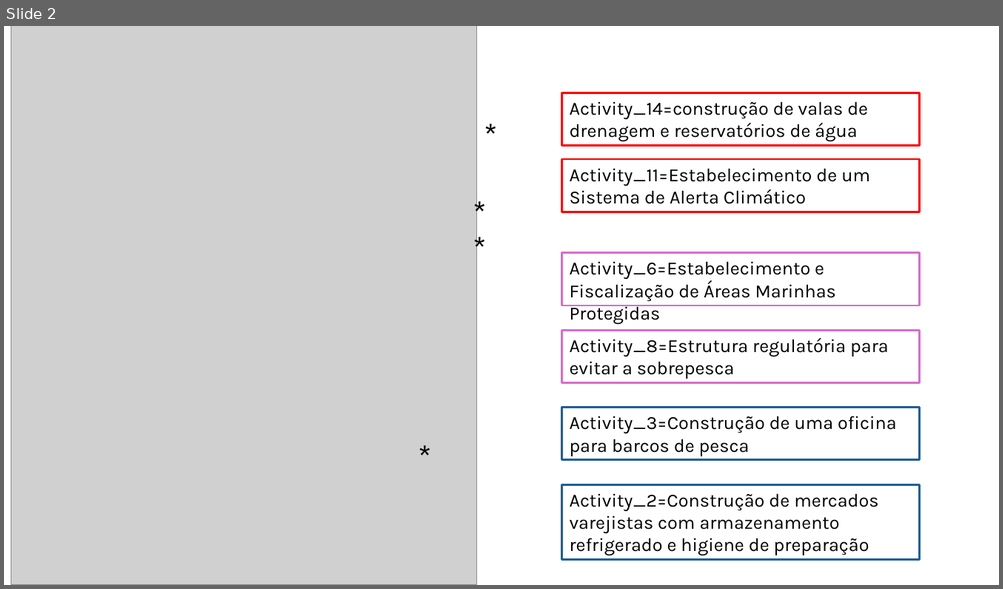
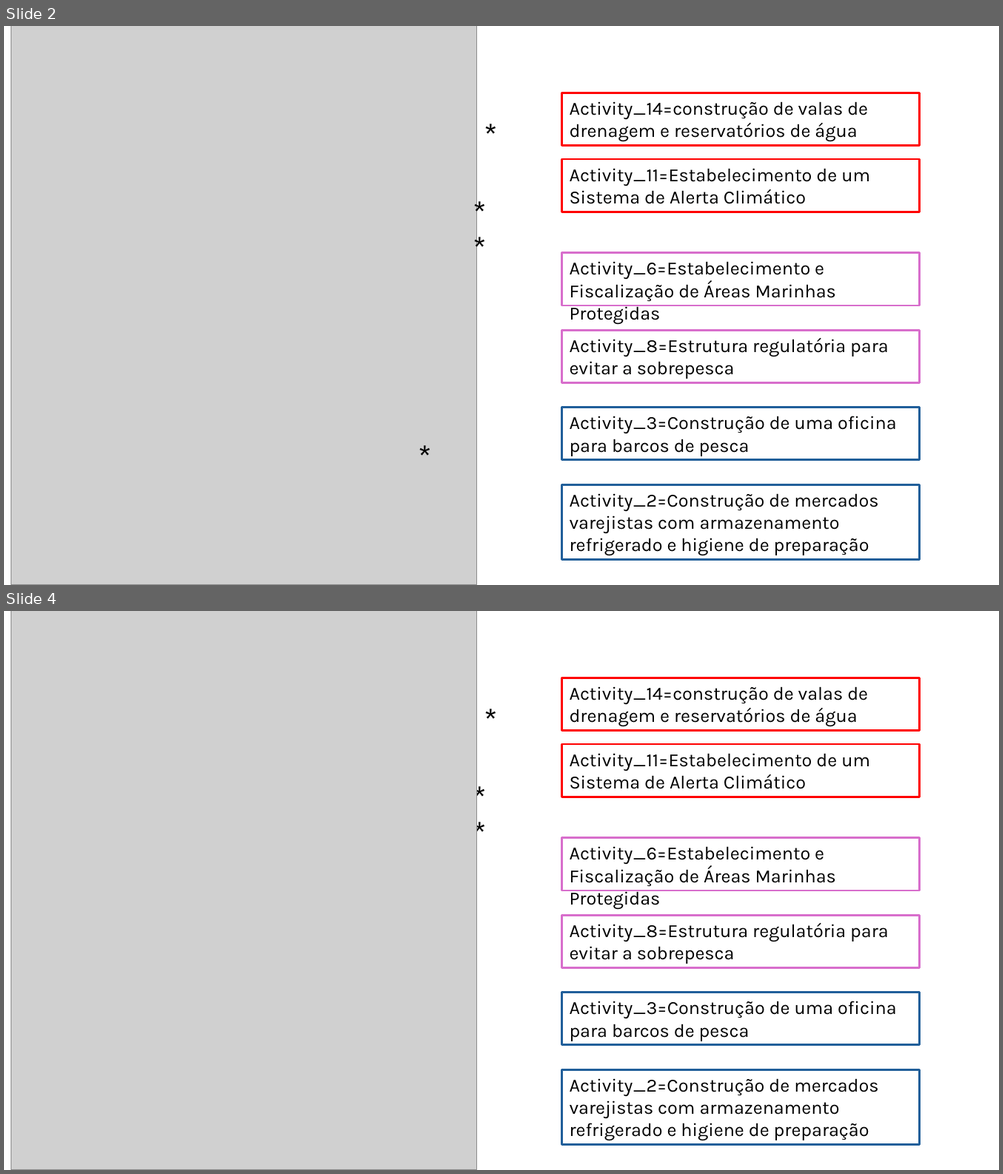
Before and after one commit to Risk-Team/trainings, a slide deck: STP/presentations/Survey/results_survey_ST.pptx. Shown one above the other, each under a label of ours: slide 2 before the commit, slides 2 and 4 after it; the slides between them are not shown. The pictures are 1003x589 and 1003x1174 pixels, drawn with LibreOffice and Linux fonts; fonts in the diff are those of the drawing; grey boxes stand for pictures. Boxes give left, top, right and bottom in pixels: in the first picture for what was removed or moved away, otherwise in the second. Text is boxed around its words. In the diff, an @@ line names an element or a change of style, - is before the commit and + after.

```diff
--- a/STP/presentations/Survey/results_survey_ST.pptx
+++ b/STP/presentations/Survey/results_survey_ST.pptx
@@ slide 4 added at (x1=4, y1=611, x2=999, y2=1170), background #FFFFFF @@
@@ picture added at (x1=11, y1=611, x2=477, y2=1170) @@
@@ text added at (x1=476, y1=695, x2=542, y2=743), 32 pt, text #000000 @@
+*
@@ rectangle added at (x1=562, y1=678, x2=919, y2=731), outline #FF0000 2 pt, 18 pt, text #000000 @@
+Activity_14=construção de valas de drenagem e reservatórios de água
@@ rectangle added at (x1=562, y1=744, x2=919, y2=797), fill #FFFFFF, outline #FF0000 2 pt, 18 pt, text #000000 @@
+Activity_11=Estabelecimento de um Sistema de Alerta Climático
@@ text added at (x1=466, y1=773, x2=532, y2=820), 32 pt, text #000000 @@
+*
@@ text added at (x1=466, y1=809, x2=532, y2=857), 32 pt, text #000000 @@
+*
@@ rectangle added at (x1=562, y1=838, x2=919, y2=891), fill #FFFFFF, outline #D86ECC 2 pt, 18 pt, text #000000 @@
+Activity_6=Estabelecimento e Fiscalização de Áreas Marinhas Protegidas
@@ rectangle added at (x1=562, y1=915, x2=919, y2=968), fill #FFFFFF, outline #D86ECC 2 pt, 18 pt, text #000000 @@
+Activity_8=Estrutura regulatória para evitar a sobrepesca
@@ rectangle added at (x1=562, y1=993, x2=919, y2=1046), fill #FFFFFF, outline #215F9A 2 pt, 18 pt, text #000000 @@
+Activity_3=Construção de uma oficina para barcos de pesca
@@ text added at (x1=410, y1=1017, x2=476, y2=1065), 32 pt, text #000000 @@
+*
@@ rectangle added at (x1=562, y1=1070, x2=919, y2=1145), fill #FFFFFF, outline #215F9A 2 pt, 18 pt, text #000000 @@
+Activity_2=Construção de mercados varejistas com armazenamento refrigerado e higiene de preparação
```
Also in this commit, not shown: 1 slide changed, 1 other slide added, 5 other files.
